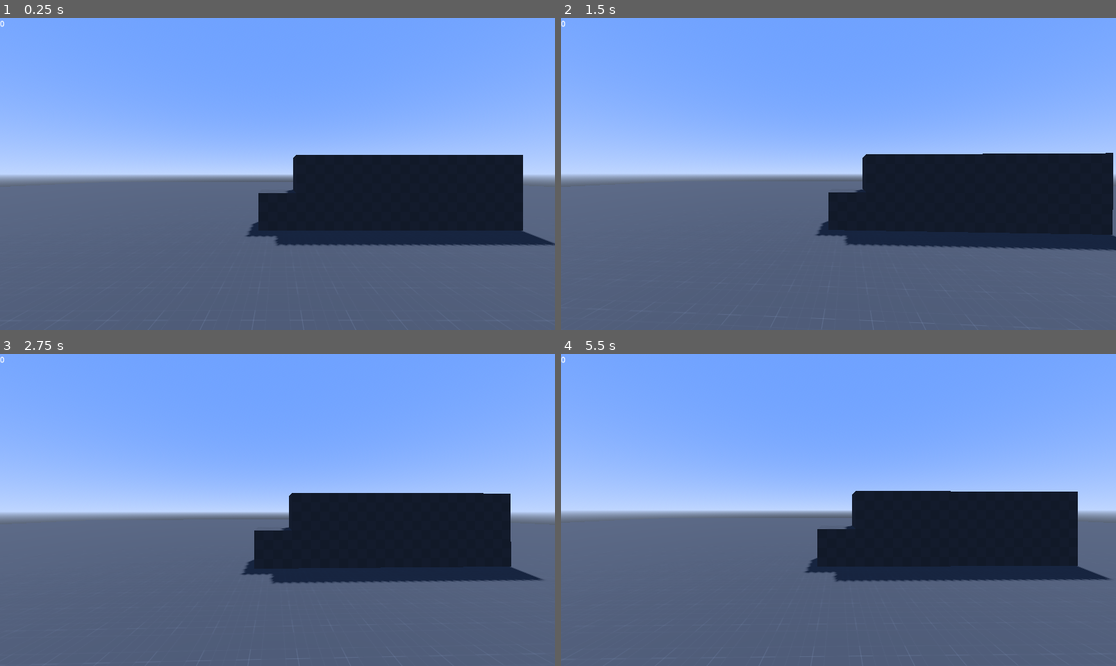
Above: before the commit, frames 1-4 (two rows, left to right).
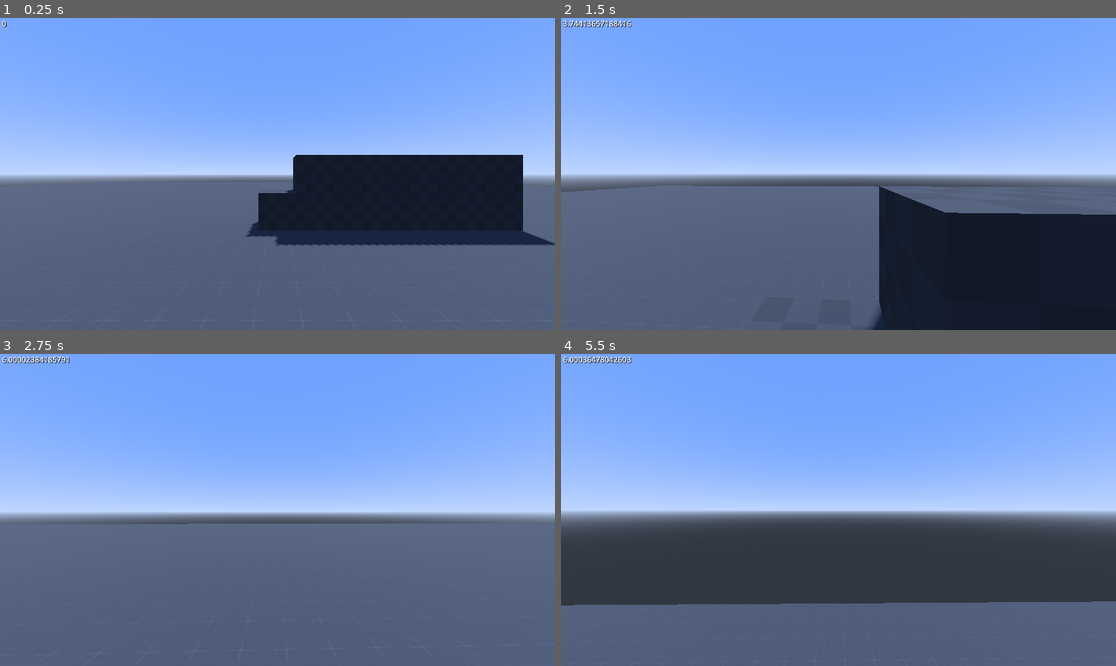
Above: after the commit, the same moments.

Repository: mvahaste/quake-like-movement-gd
Game: Godot game, scene res://Main.tscn
Same seed, same stepped clock (60 frames per second), same inputs: the game is played once before the commit and once after it.
Inputs (mouse positions are in pixels of both pictures, inside the frame that each line leads up to):
- Up to frame 1 (0.25 s): no input
- Up to frame 2 (1.5 s): tap Enter at 0.5 s; move the mouse to (866, 174) at 0.52 s; hold W (move_forward) from 0.53 s (still down); tap Space (jump) at 0.6, 0.77, 1.07, 1.35 s; move the mouse to (810, 174) at 1.27 s
- Up to frame 3 (2.75 s): keep holding W (move_forward); tap Space (jump) at 1.52, 1.82, 2.1 s; move the mouse to (288, 503) at 2.02 s
- Up to frame 4 (5.5 s): keep holding W (move_forward); move the mouse to (832, 516) at 2.77 s; tap Space (jump) at 2.85, 3.02, 3.32, 3.6, 3.77, 4.07, 4.35, 4.52, 4.82, 5.1 s; move the mouse to (877, 513) at 3.52 s; move the mouse to (794, 506) at 4.27 s; move the mouse to (844, 510) at 5.02 s

The runs differ from the first frame. In frame 1, less than 0.1% of the frame differs, in the area x 0-2%, y 0-4%; in frame 2, 22%; in frame 3, 13%; in frame 4, 30%, in the area x 0-100%, y 0-98%.

Commit message:
*

Diff:
--- a/PlayerController.gd
+++ b/PlayerController.gd
@@ -5,6 +5,16 @@
 
 @onready var head: Marker3D = $Head
 @onready var camera: Camera3D = $Head/Camera3D
+
+var v_friction: float = 5
+var v_max_speed: float = 6
+var v_max_air_speed: float = 0.1 * v_max_speed
+var v_accel: float = 10 * v_max_speed
+var v_gravity: float = 15
+var v_jump_velocity: float = v_gravity / 2.75
+var v_terminal_velocity: float = v_gravity * -3
+
+var vertical_velocity: float = 0
 
 
 func _ready() -> void:
@@ -22,24 +32,80 @@
 
 
 func _process(_delta: float) -> void:
-	$Head/Label.text = str(velocity.length())
+	$Head/VelocityLabel.text = str(velocity.length())
 
 
-func _physics_process(_delta: float) -> void:
-	move_ground()
+func _physics_process(delta: float) -> void:
+	var forward_input: float = Input.get_action_strength("move_backward") - Input.get_action_strength("move_forward")
+	var strafe_input: float = Input.get_action_strength("move_right") - Input.get_action_strength("move_left")
+
+	var wishdir = Vector3(strafe_input, 0, forward_input).rotated(Vector3.UP, rotation.y).normalized()
+
+	if self.is_on_floor():
+		if Input.is_action_just_pressed("jump"):
+			vertical_velocity = v_jump_velocity
+
+			move_air(velocity, wishdir, delta)
+			print("jump")
+		else:
+			vertical_velocity = 0
+
+			move_ground(velocity, wishdir, delta)
+			print("ground")
+	else:
+		if vertical_velocity >= v_terminal_velocity:
+			vertical_velocity -= v_gravity * delta
+
+		move_ground(velocity, wishdir, delta)
+		print("air")
+
+	move_and_slide()
 
 
-func accelerate() -> void:
-	return
+func accelerate(wishdir: Vector3, input_velocity: Vector3, max_speed: float, delta: float) -> Vector3:
+	var current_speed: float = input_velocity.dot(wishdir)
+
+	var add_speed: float = clamp(max_speed - current_speed, 0, v_accel * delta)
+
+	return input_velocity + wishdir * add_speed
 
 
-func friction() -> void:
-	return
+func friction(input_velocity: Vector3, delta: float) -> Vector3:
+	var speed: float = input_velocity.length()
+	var scaled_velocity: Vector3
+
+	if speed != 0:
+		var drop = speed * v_friction * delta
+
+		scaled_velocity = input_velocity * max(speed - drop, 0) / speed
+
+	if speed <= 0.25:
+		return scaled_velocity * 0
+
+	return scaled_velocity
 
 
-func move_ground() -> void:
-	return
+func move_ground(input_velocity: Vector3, wishdir: Vector3, delta: float) -> void:
+	var vel: Vector3 = Vector3.ZERO
+
+	vel.x = input_velocity.x
+	vel.z = input_velocity.z
+	vel = friction(vel, delta)
+	vel = accelerate(wishdir, vel, v_max_speed, delta)
+
+	vel.y = vertical_velocity
+
+	velocity = vel
 
 
-func move_air() -> void:
-	return
+func move_air(input_velocity: Vector3, wishdir: Vector3, delta: float) -> void:
+	var vel: Vector3 = Vector3.ZERO
+
+	vel.x = input_velocity.x
+	vel.z = input_velocity.z
+	# vel = friction(vel, delta)
+	vel = accelerate(wishdir, vel, v_max_air_speed, delta)
+
+	vel.y = vertical_velocity
+
+	velocity = vel
--- a/player.tscn
+++ b/player.tscn
@@ -7,6 +7,9 @@
 
 [sub_resource type="CapsuleMesh" id="CapsuleMesh_fmt4b"]
 material = ExtResource("1_tmp3y")
+
+[sub_resource type="LabelSettings" id="LabelSettings_5b4vs"]
+shadow_color = Color(0, 0, 0, 1)
 
 [node name="Player" type="CharacterBody3D"]
 transform = Transform3D(1, 0, 0, 0, 1, 0, 0, 0, 1, 0, 1, 0)
@@ -24,74 +27,15 @@
 [node name="Camera3D" type="Camera3D" parent="Head"]
 fov = 85.0
 
-[node name="Label" type="Label" parent="Head"]
-offset_right = 88.0
+[node name="VelocityLabel" type="Label" parent="Head"]
+offset_left = 4.0
+offset_right = 14.0
 offset_bottom = 26.0
 size_flags_horizontal = 0
 size_flags_vertical = 0
-text = "Velocity: 10"
-
-[node name="WishdirContainer" type="Control" parent="Head"]
-visible = false
-layout_mode = 3
-anchors_preset = 4
-anchor_top = 0.5
-anchor_bottom = 0.5
-offset_left = 80.0
-offset_top = -95.5
-offset_right = 271.0
-offset_bottom = 95.5
-grow_vertical = 2
-size_flags_horizontal = 0
-
-[node name="Center" type="Control" parent="Head/WishdirContainer"]
-layout_mode = 3
-anchors_preset = 8
-anchor_left = 0.5
-anchor_top = 0.5
-anchor_right = 0.5
-anchor_bottom = 0.5
-offset_left = -0.5
-offset_top = -0.5
-offset_right = 0.5
-offset_bottom = 0.5
-grow_horizontal = 2
-grow_vertical = 2
-
-[node name="Wishdir" type="Line2D" parent="Head/WishdirContainer/Center"]
-points = PackedVector2Array(0, 0, 0, -90)
-width = 4.0
-default_color = Color(0, 0.635294, 1, 1)
-begin_cap_mode = 2
-end_cap_mode = 2
-
-[node name="Velocity" type="Line2D" parent="Head/WishdirContainer/Center"]
-points = PackedVector2Array(0, 0, 0, -90)
-width = 4.0
-default_color = Color(0.964706, 0.160784, 0.231373, 1)
-begin_cap_mode = 2
-end_cap_mode = 2
-
-[node name="WishdirLabel" type="Label" parent="Head/WishdirContainer"]
-modulate = Color(0, 0.635294, 1, 1)
-anchors_preset = 2
-anchor_top = 1.0
-anchor_bottom = 1.0
-offset_top = -43.5
-offset_right = 57.0
-offset_bottom = -17.5
-grow_vertical = 0
-text = "wishdir"
-
-[node name="VelocityLabel" type="Label" parent="Head/WishdirContainer"]
-modulate = Color(0.964706, 0.160784, 0.231373, 1)
-anchors_preset = 2
-anchor_top = 1.0
-anchor_bottom = 1.0
-offset_top = -26.0
-offset_right = 60.0
-grow_vertical = 0
-text = "velocity"
+text = "0
+"
+label_settings = SubResource("LabelSettings_5b4vs")
 
 [node name="WishdirRaycast" type="RayCast3D" parent="."]
 transform = Transform3D(1, 0, 0, 0, 1, 0, 0, 0, 1, 0, -1, 0)
Not shown: 1 places in player.tscn that only renumber resources
